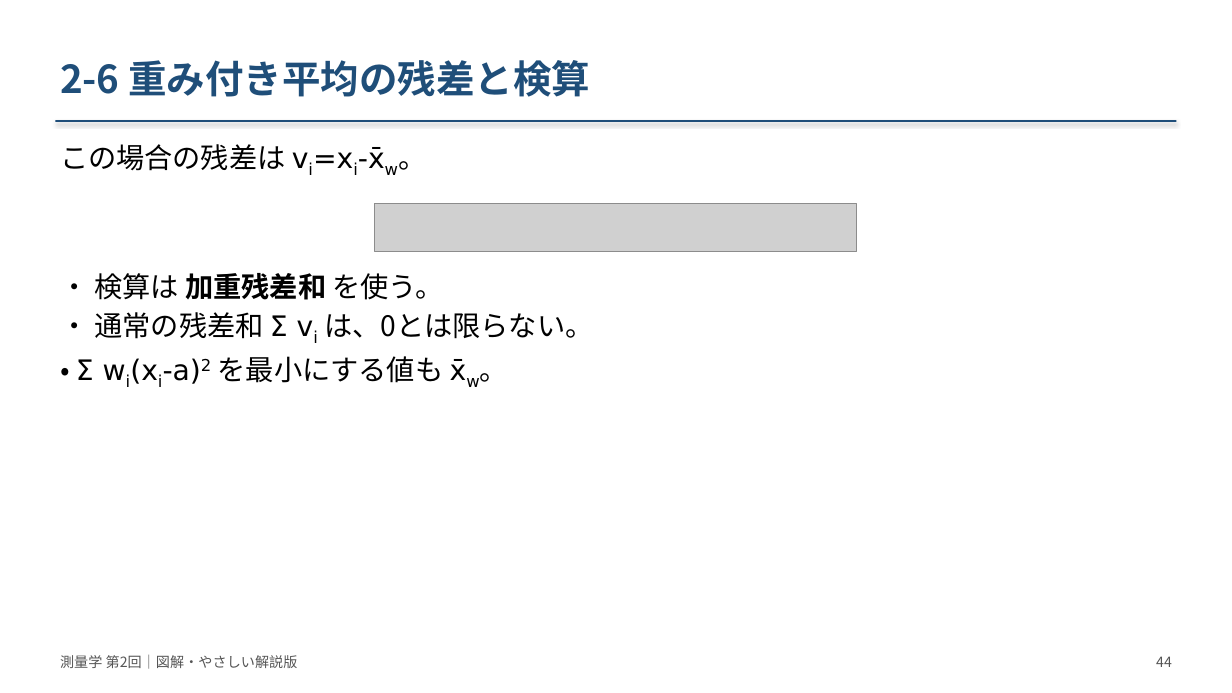
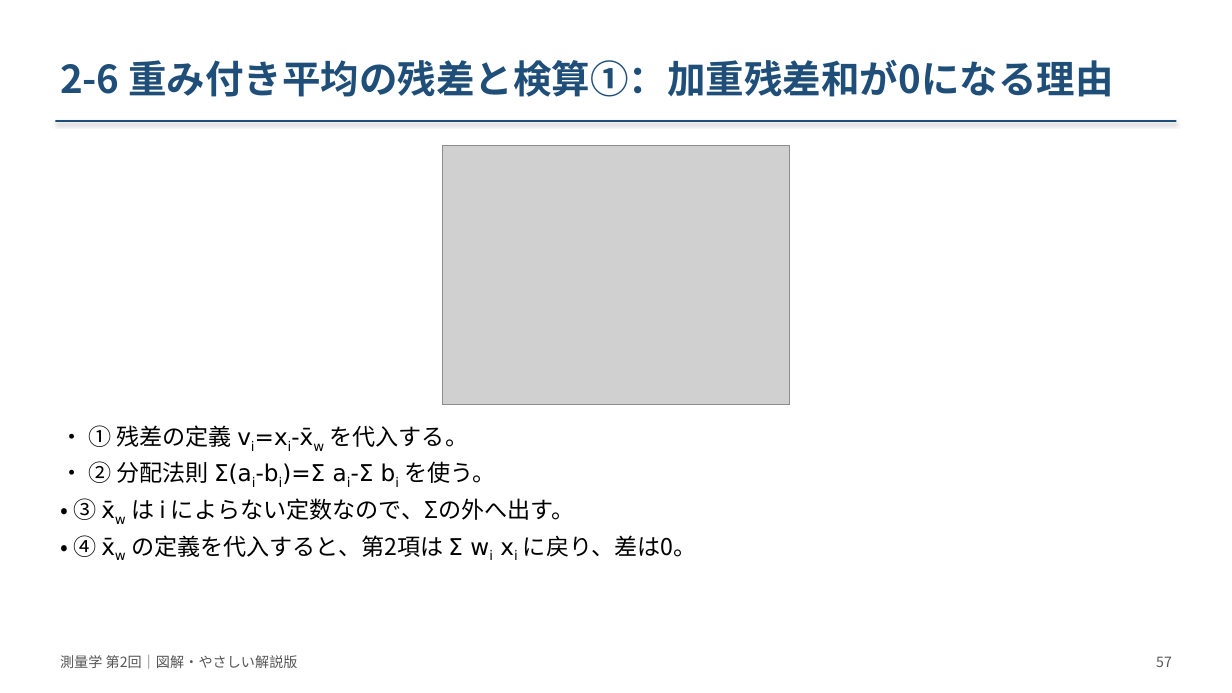
Before and after one commit to NN3210/Lecture, a slide deck: slide 57 of Surveying/materials/slides/第02回_測量の基礎と誤差論/改訂版_20261008/測量学_第02回_図解改訂版.pptx (slide 44 before the commit). Drawn at 1232x693 pixels with LibreOffice and Linux fonts; fonts in the diff are those of the drawing; grey boxes stand for pictures. Boxes give left, top, right and bottom in pixels: in the first picture for what was removed or moved away, otherwise in the second. Text is boxed around its words. In the diff, an @@ line names an element or a change of style, - is before the commit and + after.

```diff
--- a/Surveying/materials/slides/第02回_測量の基礎と誤差論/改訂版_20261008/測量学_第02回_図解改訂版.pptx
+++ b/Surveying/materials/slides/第02回_測量の基礎と誤差論/改訂版_20261008/測量学_第02回_図解改訂版.pptx
@@ text at (60,60,1113,97): text changed @@
-2-6 重み付き平均の残差と検算
+2-6 重み付き平均の残差と検算①：加重残差和が0になる理由
@@ text removed at (60,144,426,175) @@
-この場合の残差は vi=xi-x̄w。
@@ picture added at (443,146,790,405) @@
@@ picture removed at (375,203,858,251) @@
@@ text removed at (76,273,593,387) @@
-• 検算は 加重残差和 を使う。
-• 通常の残差和 Σ vi は、0とは限らない。
-• Σ wi(xi-a)2 を最小にする値も x̄w。
@@ text added at (73,425,697,560), 18 pt, text #000000 @@
+• ① 残差の定義 vi=xi-x̄w を代入する。
+• ② 分配法則 Σ(ai-bi)=Σ ai-Σ bi を使う。
+• ③ x̄w は i によらない定数なので、Σの外へ出す。
+• ④ x̄w の定義を代入すると、第2項は Σ wi xi に戻り、差は0。
@@ text at (1156,656,1172,667): text changed @@
-44
+57
```
Also in this commit, not shown: 57 other slides changed, 14 slides added, 23 other files.
